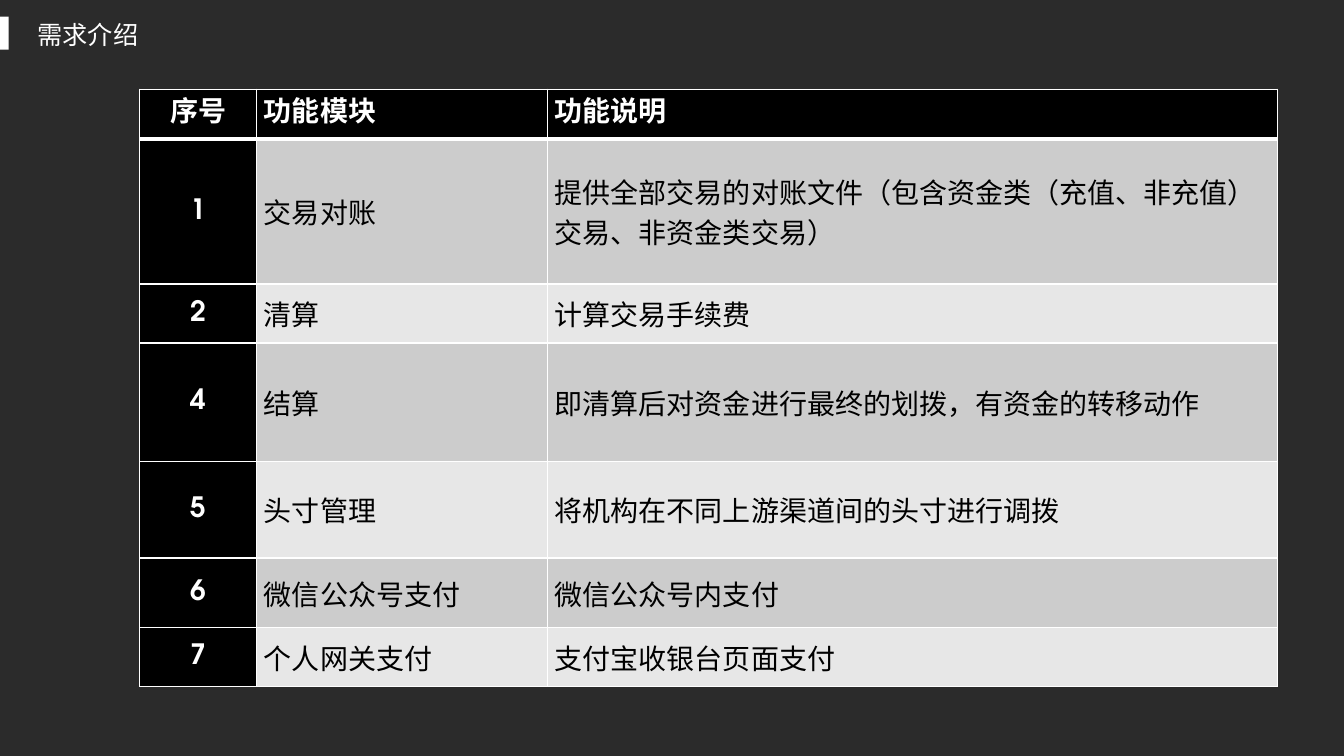
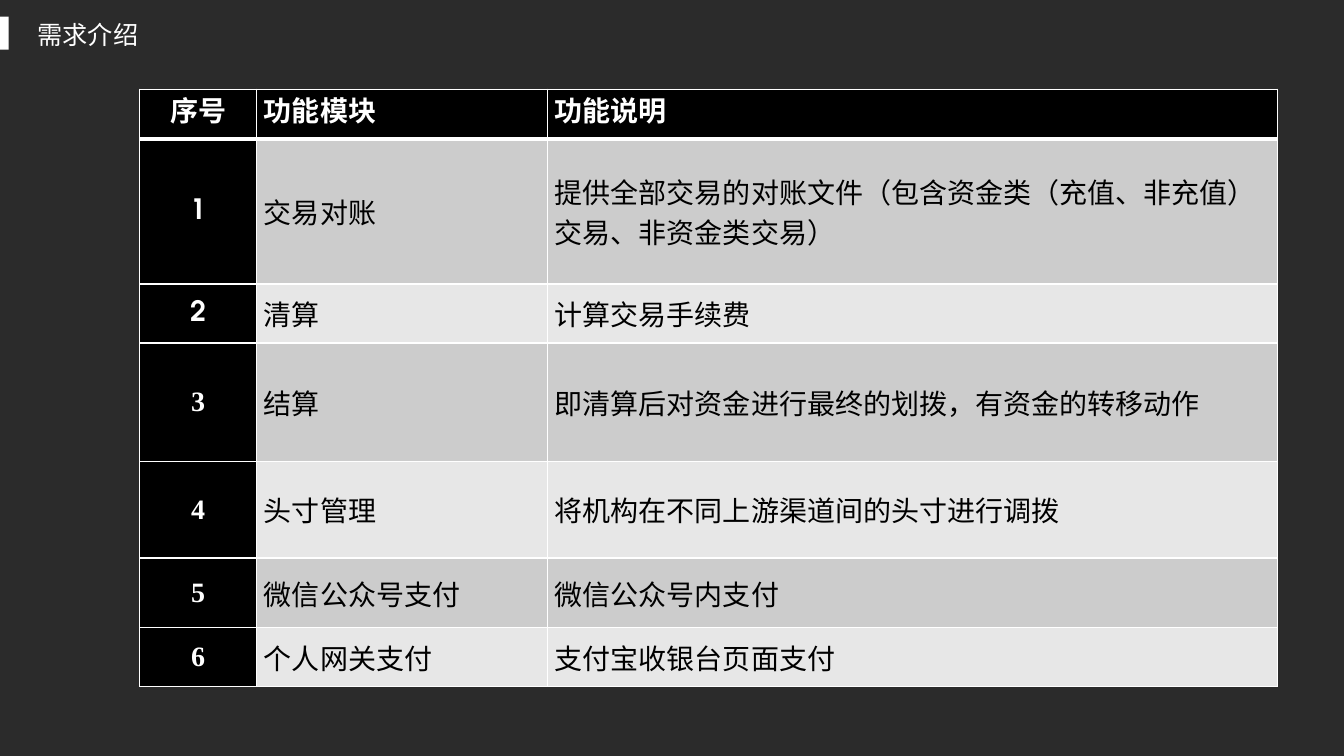
Before and after one commit to AngusMonroe/ClearSettlementSystem, a slide deck: slide 6 of paper/xjx/展示.pptx. Drawn at 1344x756 pixels with LibreOffice and Linux fonts; fonts in the diff are those of the drawing; background and template pictures are left out; a plain dark background stands for a picture behind light text. Boxes give left, top, right and bottom in pixels: in the first picture for what was removed or moved away, otherwise in the second. Text is boxed around its words. In the diff, an @@ line names an element or a change of style, - is before the commit and + after.

```diff
--- a/paper/xjx/展示.pptx
+++ b/paper/xjx/展示.pptx
@@ table at [140, 89, 1279, 686] @@
-row 4, column 1: 4
+row 4, column 1: 3
-row 5, column 1: 5
+row 5, column 1: 4
-row 6, column 1: 6
+row 6, column 1: 5
-row 7, column 1: 7
+row 7, column 1: 6
```
Also in this commit, not shown: 1 other slide changed, 3 other files.
